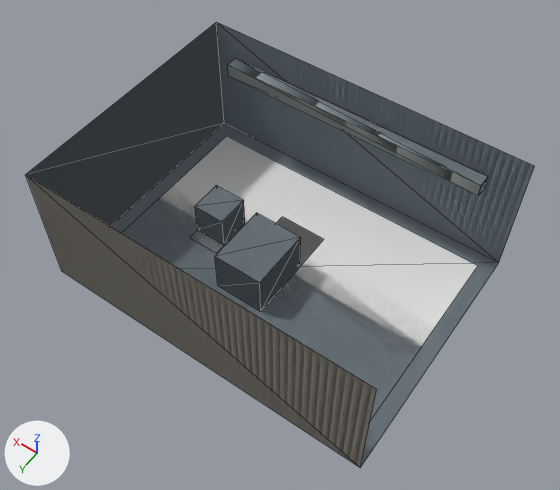
Renders of the Blender file projects/experiments/continuous-surface-gauntlet/assets/authoring/environments/service_annex.blend from each side of a commit.
Both versions are drawn from a 50 mm lens placed at (-6.12, 8.61, 14.33), pointed at (-0.2, 0.32, 1.3). Every picture has the same lights, and +X, +Y and +Z are marked at lower left. The first picture is the older version. Mesh edges are drawn as thin lines. Objects named as collision shapes, trigger or cutter boxes, shadow casters or lower levels of detail are left out.

The first picture shows 'regions_0', 'service_annex' and 2 more.
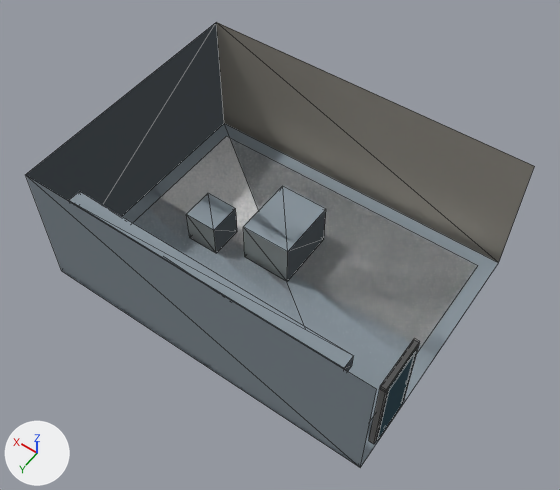
Where the newer file only moved an object's origin or applied its transform, the numbers keep the older frame.

Edits to the bpy script that builds the scene:
```text
Add mat_door_frame:
    mat_door_frame = principled_material('Door frame')
    mat_door_frame.base_color = (0.8, 0.8, 0.8)  # white #e7e7e7
Add mat_door_blue:
    mat_door_blue = principled_material('Door blue')
    mat_door_blue.base_color = (0.08, 0.22, 0.3)  # cyan #508195
Change me_service_annex:
    where me_service_annex.from_pydata(...)  # 32 vertices, 38 faces; spans x -4.0..4.0, y 0.0..3.2, z -3.0..3.0
    used by ob_service_annex; location = (0.0, 0.0, 0.0); rotation_euler = (1.571, 0.0, 0.0), in degrees (90, 0, 0)
    me_service_annex part 1: the whole mesh is mirrored in z about its middle
Change me_service_annex_001:
    used by ob_service_annex_th_render; location = (0.0, 0.0, 0.0); rotation_euler = (1.571, 0.0, 0.0), in degrees (90, 0, 0)
    remove me_service_annex_001.from_pydata(...)  # 32 vertices, 38 faces; spans x -4.0..4.0, y 0.0..3.2, z -3.0..3.0
    add me_service_annex_001.from_pydata(...)  # 64 vertices, 62 faces; spans x -4.0..4.0, y -3.0..3.0, z 0.0..3.2
    me_service_annex_001 part 2: the loose piece of 8 vertices spanning x -3.25..3.25, y 2.35..2.68, z 2.42..2.72 is scaled about its middle by (0.185, -4.55, -3.67), then moved by (0.25, -3.02, -2.02)
    me_service_annex_001 part 3: the loose piece of 8 vertices spanning x -3.25..3.25, y 2.35..2.68, z 2.42..2.72 is copied, and the copy is scaled about its middle by (0.123, -2.42, -2.83), then moved by (1.85, -2.37, -2.15); it spans x 1.45..2.25, y -0.25..0.55, z 0.0..0.85
    me_service_annex_001 part 4: a new loose piece, a box spanning x -3.977..-3.943, y 1.375..2.325, z 0.0..2.1, in mat_door_blue (cyan #508195)
    me_service_annex_001 part 5: a new loose piece, a box spanning x -3.96..-3.84, y 1.26..1.38, z 0.0..2.2, in mat_door_frame (white #e7e7e7)
    me_service_annex_001 part 6: a new loose piece, a box spanning x -3.96..-3.84, y 2.32..2.44, z 0.0..2.2, in mat_door_frame (white #e7e7e7)
    me_service_annex_001 part 7: a new loose piece, a box spanning x -3.96..-3.84, y 1.26..2.44, z 2.14..2.26, in mat_door_frame (white #e7e7e7)
    me_service_annex_001 part 8: 8 vertices removed from x -4.0..4.0, y 0.0..3.2, z -3.0..3.0; 8 vertices added at x -4.0..4.0, y -3.0..3.0, z 0.0..3.2
    other edits to the shape of me_service_annex_001 do not show in these pictures
    add me_service_annex_001.materials.append(mat_door_blue)  # cyan #508195
    add me_service_annex_001.materials.append(mat_door_frame)  # white #e7e7e7
Change ob_service_annex_th_render:
    ob_service_annex_th_render.rotation_euler: (1.571, 0.0, 0.0) -> (0.0, 0.0, 0.0)  # degrees (90, 0, 0) -> degrees (0, 0, 0)
```

Location of each change, [x1, y1, x2, y2] in pixels of the pictures (560 x 490 px; the box of a moved part takes in the faces that stretch with it):
'service_annex', mirrored
    before: [26, 22, 534, 468]
    after: [26, 23, 503, 468]
'service_annex_TH_RENDER', reshaped, turned (not visible before)
    after: [26, 22, 534, 467]
part 2 of me_service_annex_001, moved or reshaped (not visible before)
    after: [243, 186, 326, 279]
part 3 of me_service_annex_001, added
    after: [186, 194, 237, 251]
part 4 of me_service_annex_001, added (cyan)
    after: [377, 351, 416, 440]
part 5 of me_service_annex_001, added
    after: [403, 346, 419, 400]
part 6 of me_service_annex_001, added
    after: [369, 388, 389, 444]
part 7 of me_service_annex_001, added
    after: [380, 338, 420, 393]
part 8 of me_service_annex_001, moved or reshaped (not visible before)
    after: [26, 22, 534, 467]
'regions_0', unchanged, covered by the edit
    before: [140, 136, 477, 373]
    after: [137, 136, 476, 354]
